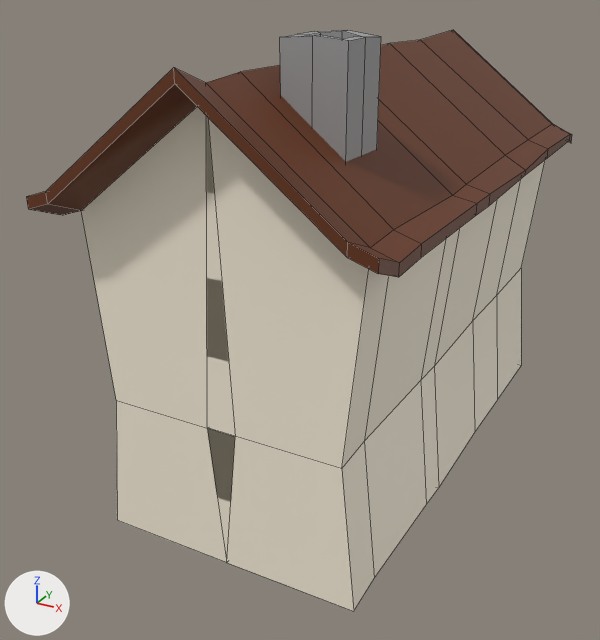
Before and after pictures for a commit that changed the FBX model BLENDER/Houses/House2/house2.fbx.
Before and after are seen from a 50 mm camera at (4.02, -8.72, 3.23) aimed at (-0.38, -0.72, -0.77). The axes (+X, +Y, +Z) are drawn at lower left. The lights are the same throughout. Mesh edges are drawn as thin lines. Where no turn or scale is listed for an object, it has been applied to the vertices.
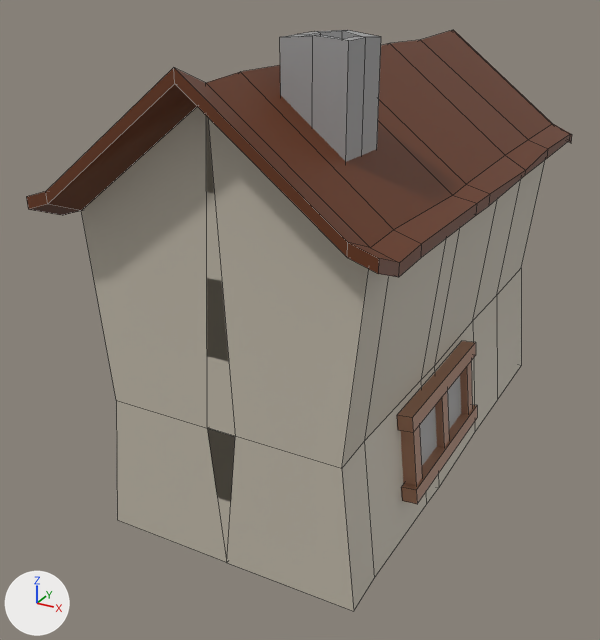
What changed in the scene script:
```text
Change mat_white:
    mat_white.base_color: (0.956, 0.871, 0.716) -> (0.549, 0.501, 0.413)  # white #faf0dc -> light grey #c4bcac
Add mat_light_brown_001:
    mat_light_brown_001 = principled_material('light brown.001')
    mat_light_brown_001.base_color = (0.359, 0.179, 0.107)  # brown #a2755c
Add mat_gray_001:
    mat_gray_001 = principled_material('gray.001')
    mat_gray_001.base_color = (0.351, 0.351, 0.351)  # grey #a0a0a0
Add me_cube:
    me_cube.from_pydata([(0.038, 0.085, 0.434), (0.132, 0.085, -0.415), (0.038, -0.085, 0.434), (0.132, -0.085, -0.415), (-0.132, 0.085, 0.415), (-0.038, 0.085, -0.434), (-0.132, -0.085, 0.415), (-0.038, -0.085, -0.434)], [], [(0, 4, 6, 2), (3, 2, 6, 7), (7, 6, 4, 5), (5, 1, 3, 7), (1, 0, 2, 3), (5, 4, 0, 1)])
    me_cube.materials.append(mat_light_brown_001)  # brown #a2755c
Add me_cube_009:
    me_cube_009.from_pydata([(0.08, -1.02, 0.09), (0.08, 1.02, 0.09), (0.09, -1.02, -0.08), (0.09, 1.02, -0.08), (-0.09, -1.02, 0.08), (-0.09, 1.02, 0.08), (-0.08, -1.02, -0.09), (-0.08, 1.02, -0.09)], [], [(0, 4, 6, 2), (3, 2, 6, 7), (7, 6, 4, 5), (5, 1, 3, 7), (1, 0, 2, 3), (5, 4, 0, 1)])
    me_cube_009.materials.append(mat_light_brown_001)  # brown #a2755c
Add me_plane:
    me_plane.from_pydata([(-0.05, -0.85, 0.42), (0.05, -0.85, -0.42), (-0.05, 0.85, 0.42), (0.05, 0.85, -0.42)], [], [(0, 1, 3, 2)])
    me_plane.materials.append(mat_gray_001)  # grey #a0a0a0
Add ob_cube_006:
    ob_cube_006 = bpy.data.objects.new('Cube.006', me_cube)
    ob_cube_006.location = (1.42, -0.71, -1.59)
Add ob_cube_009:
    ob_cube_009 = bpy.data.objects.new('Cube.009', me_cube_009)
    ob_cube_009.location = (1.4, -0.71, -1.17)
Add ob_cube_008:
    ob_cube_008 = bpy.data.objects.new('Cube.008', me_cube.copy())
    ob_cube_008.location = (1.42, -1.57, -1.59)
Add ob_cube_010:
    ob_cube_010 = bpy.data.objects.new('Cube.010', me_cube_009.copy())
    ob_cube_010.location = (1.49, -0.71, -2.02)
Add ob_plane:
    ob_plane = bpy.data.objects.new('Plane', me_plane)
    ob_plane.location = (1.42, -0.71, -1.59)
Add ob_cube_007:
    ob_cube_007 = bpy.data.objects.new('Cube.007', me_cube.copy())
    ob_cube_007.location = (1.42, 0.14, -1.59)
```

What differs and where, as boxes [x1, y1, x2, y2] in the pictures (600 x 640 px):
'Cube', recoloured
    both: [41, 105, 545, 611]
'Cube.009', added (brown)
    after: [397, 341, 476, 433]
'Cube.010', added (brown)
    after: [401, 405, 477, 504]
'Plane', added
    after: [420, 375, 461, 466]
'Cube.008', added (brown)
    after: [401, 425, 422, 486]
'Cube.006', added (brown)
    after: [435, 392, 449, 447]
'Cube.007', added (brown)
    after: [460, 362, 472, 414]
